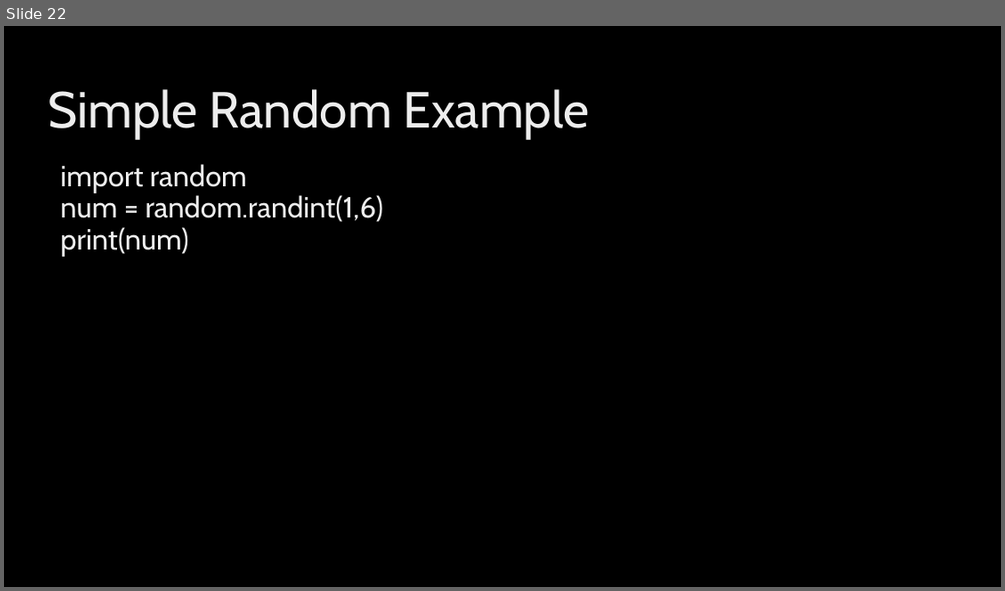
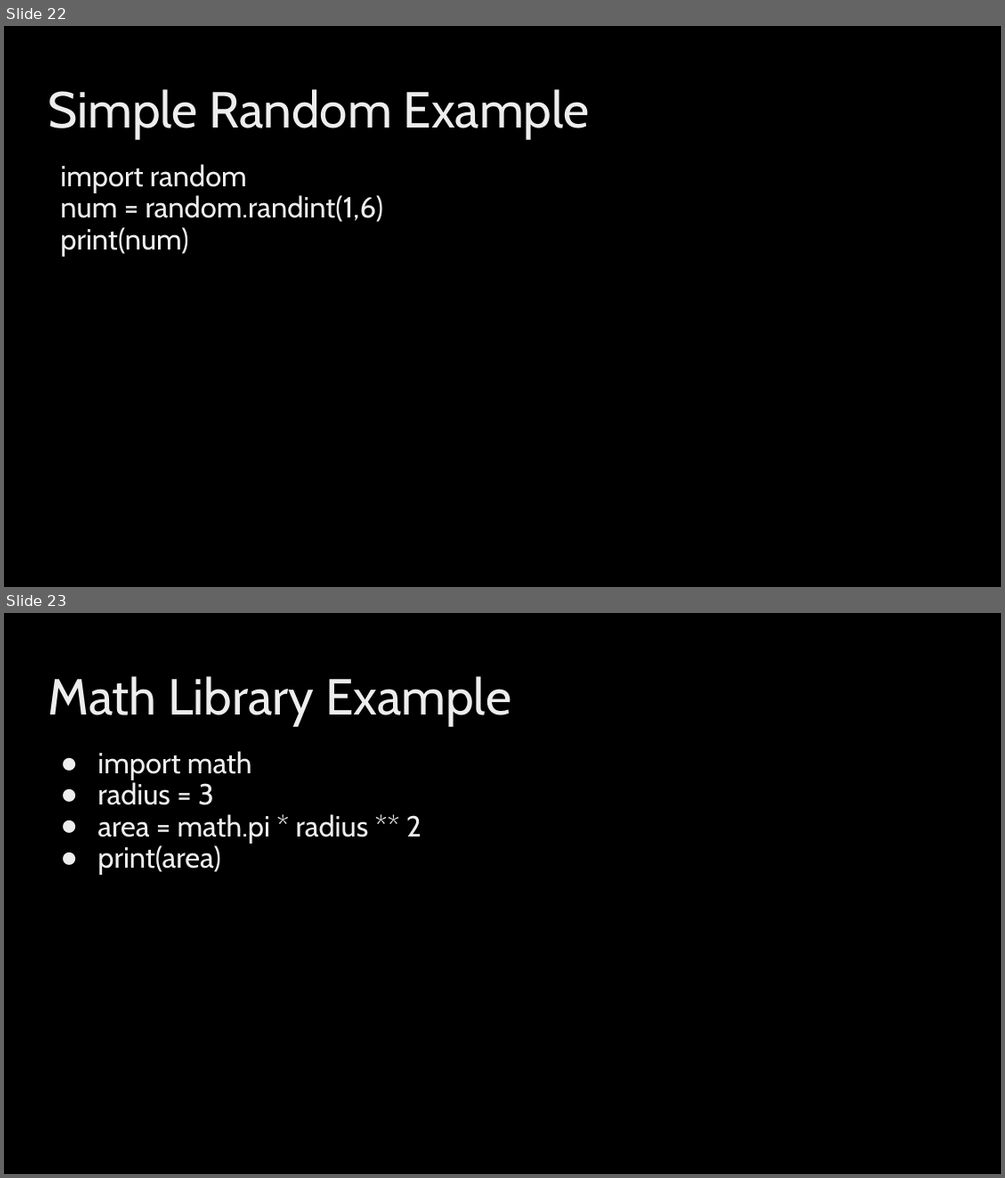
Before and after one commit to rsera/Junior-Knights, a slide deck: Python Day 2.pptx. Shown one above the other, each under a label of ours: slide 22 before the commit, slides 22 and 23 after it. The pictures are 1005x591 and 1005x1178 pixels, drawn with LibreOffice and Linux fonts; fonts in the diff are those of the drawing; background and template pictures are left out. Boxes give left, top, right and bottom in pixels: in the first picture for what was removed or moved away, otherwise in the second. Text is boxed around its words. In the diff, an @@ line names an element or a change of style, - is before the commit and + after.

```diff
--- a/Python Day 2.pptx
+++ b/Python Day 2.pptx
@@ slide 23 added at (x1=4, y1=613, x2=1001, y2=1174), background picture (left out) @@
@@ title added at (x1=48, y1=676, x2=511, y2=726), 36.5 pt, text gradient #BFBFBF to #EDEDED to #FFFFFF @@
+Math Library Example
@@ text added at (x1=97, y1=751, x2=421, y2=875), 21 pt, text gradient #BFBFBF to #EDEDED to #FFFFFF @@
+● import math
+● radius = 3
+● area = math.pi * radius ** 2
+● print(area)
```
Also in this commit, not shown: 1 other slide added, 2 slides removed, 4 other files.
